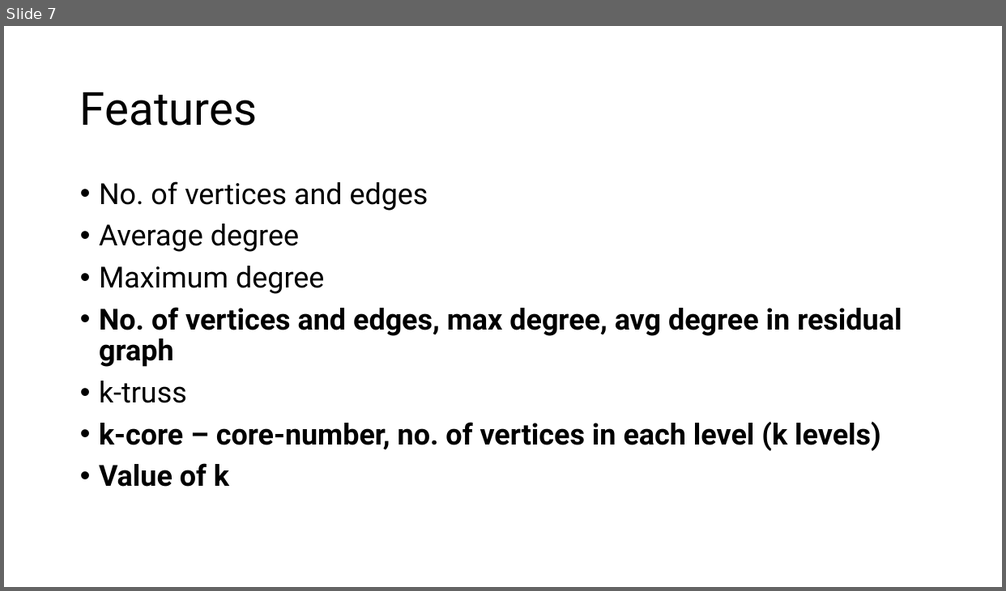
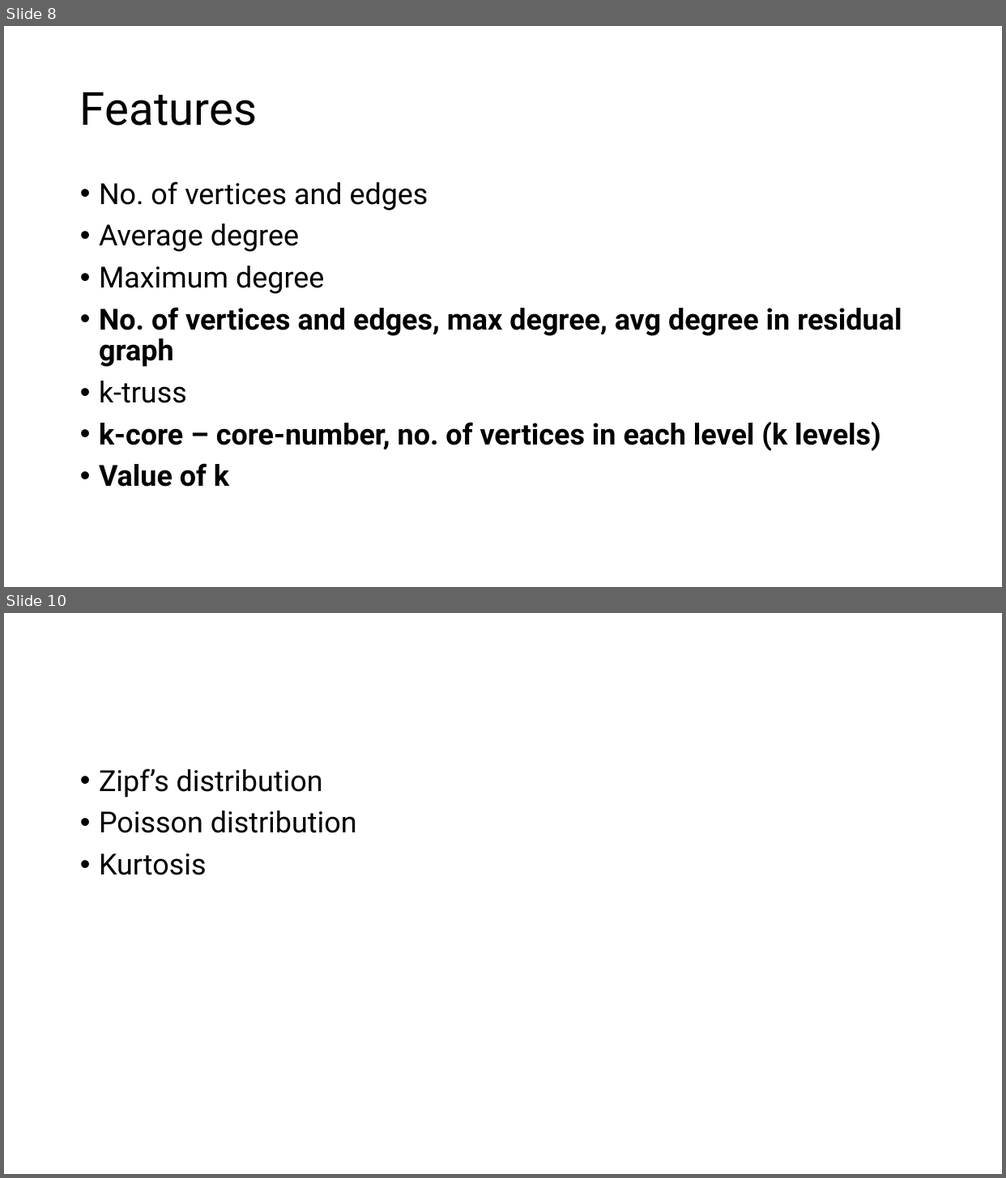
Before and after one commit to akhlaqueak/MaxKPlex, a slide deck: ML integration.pptx. Shown one above the other, each under a label of ours: slide 7 before the commit, slides 8 and 10 after it; the slides between them are not shown. The pictures are 1006x591 and 1006x1178 pixels, drawn with LibreOffice and Linux fonts; fonts in the diff are those of the drawing. Boxes give left, top, right and bottom in pixels: in the first picture for what was removed or moved away, otherwise in the second. Text is boxed around its words. In the diff, an @@ line names an element or a change of style, - is before the commit and + after.

```diff
--- a/ML integration.pptx
+++ b/ML integration.pptx
@@ slide 10 added at [4,613,1002,1174], background #FFFFFF @@
@@ text added at [99,769,357,875], 28 pt, text #000000 @@
+• Zipf’s distribution
+• Poisson distribution
+• Kurtosis
@@ what was slide 7 is now slide 8 @@
```
Also in this commit, not shown: 2 slides changed, 4 other slides added, 5 other files.
